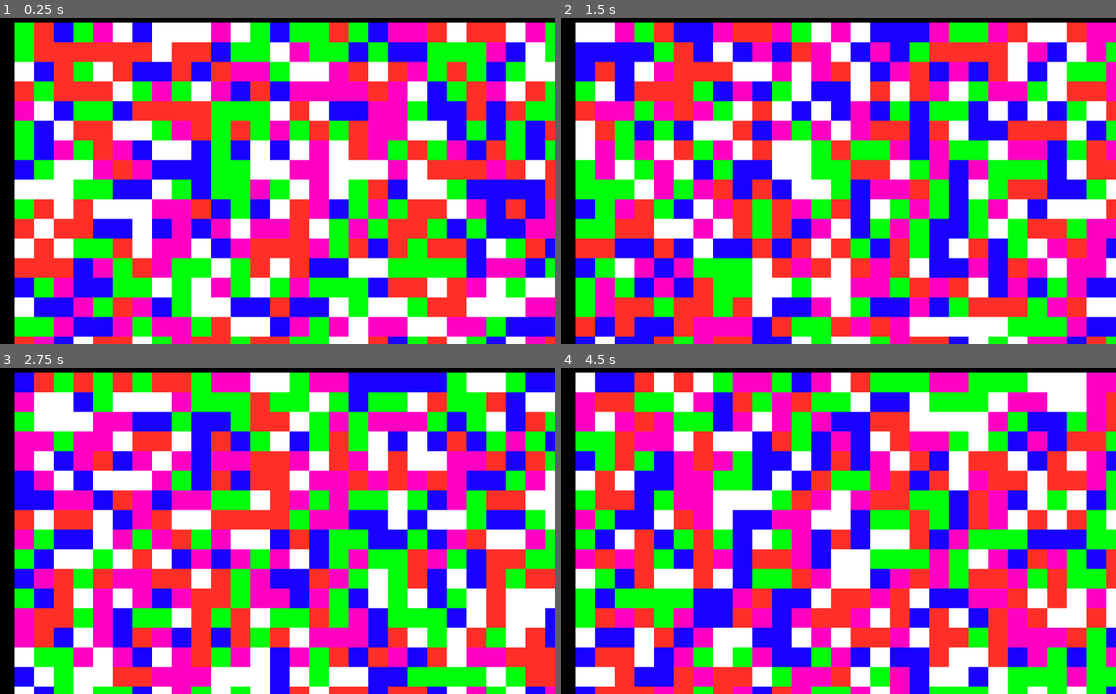
Above: before the commit, frames 1-4 (two rows, left to right).
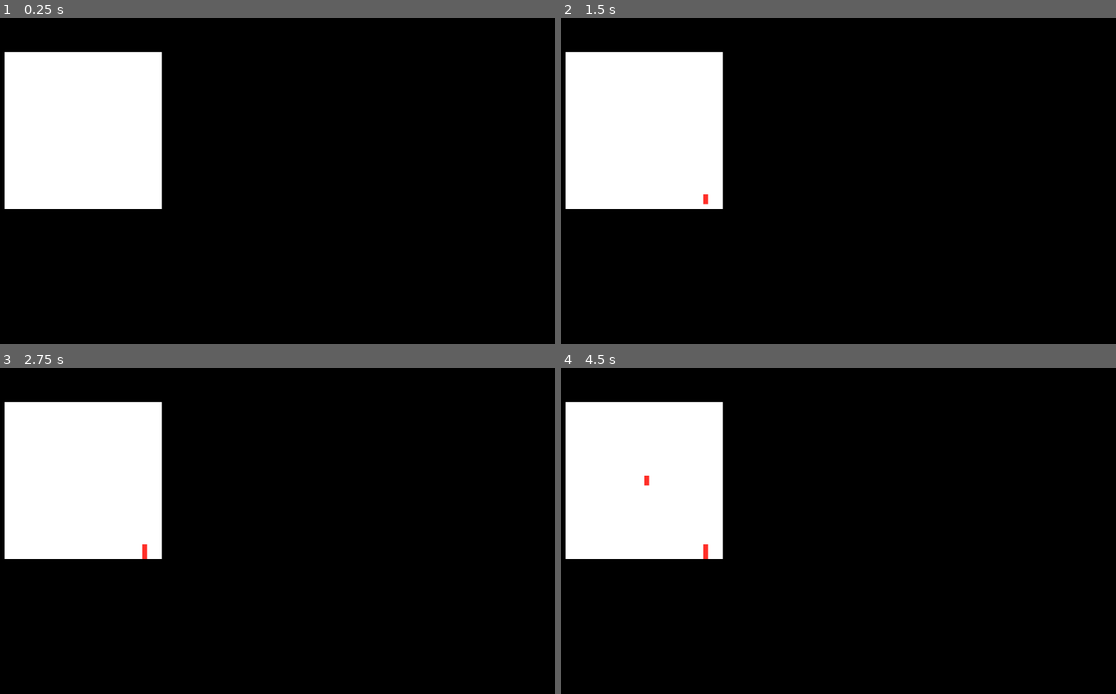
Above: after the commit, the same moments.

Repository: mart368b/PixelGame
Game: Godot game, scene res://scenes/main.tscn
Same seed, same stepped clock (60 frames per second), same inputs: the game is played once before the commit and once after it.
Inputs (mouse positions are in pixels of both pictures, inside the frame that each line leads up to):
- Up to frame 1 (0.25 s): no input
- Up to frame 2 (1.5 s): move the mouse to (949, 161) at 0.52 s; click (949, 161) at 0.67 s; move the mouse to (705, 194) at 1.27 s; click (705, 194) at 1.42 s
- Up to frame 3 (2.75 s): move the mouse to (321, 456) at 2.02 s; click (321, 456) at 2.17 s
- Up to frame 4 (4.5 s): move the mouse to (794, 596) at 2.77 s; click (794, 596) at 2.92 s; move the mouse to (999, 576) at 3.52 s; click (999, 576) at 3.67 s; move the mouse to (644, 478) at 4.27 s; click (644, 478) at 4.42 s

The runs differ from the first frame. In frame 1, 94% of the frame differs, in the area x 0-100%, y 1-100%; in frame 2, 95%; in frame 3, 94%; in frame 4, 95%.

Commit message:
Added simulation logic(might want to rename files)

Diff:
--- a/resources/tile_index.json
+++ b/resources/tile_index.json
@@ -1,7 +1,20 @@
 {
-	"air": 3,
-	"water": 1,
-	"grass": 2,
-	"none": 0,
-	"lava": 4
+	"air": {
+		"id": 3
+	},
+	"water": {
+		"id": 1
+	},
+	"water_source": {
+		"id": 1
+	},
+	"stone": {
+		"id": 2
+	},
+	"none": {
+		"id": 0
+	},
+	"lava": {
+		"id": 4
+	},
 }
--- a/scenes/main.tscn
+++ b/scenes/main.tscn
@@ -7,10 +7,10 @@
 
 [sub_resource type="ShaderMaterial" id="ShaderMaterial_v2lfg"]
 shader = ExtResource("1_o5qli")
-shader_parameter/CONTENT = PackedInt32Array(1, 0, 1, 2, 3, 4, 3, 4, 2, 1, 1, 1, 0, 0, 1, 0)
-shader_parameter/TILE_GRID_OFFSET = Vector2(64, 0)
-shader_parameter/TILE_GRID_SIZE = Vector2i(30, 30)
-shader_parameter/TILE_PIXEL_WIDTH = 32.0
+shader_parameter/CONTENT = PackedInt32Array(1, 2, 3, 0, 0, 0, 0, 0, 0, 0, 0, 0, 0, 0, 0, 0, 0, 0, 0, 0, 0, 0, 0, 0, 0, 0, 0, 0, 0, 0, 0, 0, 0, 0, 0, 0, 0, 0, 0, 0, 0, 0, 0, 0, 0, 0, 0, 0, 0, 0, 0, 0, 0, 0, 0, 0, 0, 0, 0, 0, 0, 0, 0, 0)
+shader_parameter/TILE_GRID_OFFSET = Vector2(64, 64)
+shader_parameter/TILE_GRID_SIZE = Vector2i(32, 32)
+shader_parameter/TILE_PIXEL_WIDTH = 8.0
 shader_parameter/TILE_TYPES = ExtResource("3_jyhfs")
 shader_parameter/TILE_TYPES_PIXEL_PR_TILE = 16
 
@@ -29,14 +29,16 @@
 grow_horizontal = 2
 grow_vertical = 2
 script = ExtResource("3_sugp2")
-tile_grid_offset = Vector2(64, 0)
-tile_grid_size = Vector2i(30, 30)
-tile_pixel_width = 32.0
+tile_grid_offset = Vector2(64, 64)
+tile_grid_size = Vector2i(32, 32)
+tile_pixel_width = 8.0
 tile_types = ExtResource("3_jyhfs")
 tile_types_pixel_pr_tile = 16
 tile_type_config_path = "res://resources/tile_index.json"
-content = PackedInt32Array(1, 0, 1, 2, 3, 4, 3, 4, 2, 1, 1, 1, 0, 0, 1, 0)
+content = PackedInt32Array(1, 2, 3, 0, 0, 0, 0, 0, 0, 0, 0, 0, 0, 0, 0, 0, 0, 0, 0, 0, 0, 0, 0, 0, 0, 0, 0, 0, 0, 0, 0, 0, 0, 0, 0, 0, 0, 0, 0, 0, 0, 0, 0, 0, 0, 0, 0, 0, 0, 0, 0, 0, 0, 0, 0, 0, 0, 0, 0, 0, 0, 0, 0, 0)
 
 [node name="TileLogic" type="Node" parent="Camera2D/TileViewer" node_paths=PackedStringArray("tile_renderer")]
 script = ExtResource("4_jyhfs")
 tile_renderer = NodePath("../TilRenderer")
+
+[connection signal="grid_input" from="Camera2D/TileViewer/TilRenderer" to="Camera2D/TileViewer/TileLogic" method="on_grid_input"]
--- a/scripts/TileLogic.gd
+++ b/scripts/TileLogic.gd
@@ -1,36 +1,197 @@
 extends Node
+
+const TileType := preload("res://scripts/TileType.gd")
 
 @export
 var tile_renderer: ColorRect;
 
 var _map_size: Vector2i
-var map: Array[int] = []
+var map: Array[TileType] = []
 
 func _ready() -> void:
 	_map_size = tile_renderer.tile_grid_size
 	map.resize(tile_renderer.tile_grid_size.x * tile_renderer.tile_grid_size.y)
 	map.fill(tile_renderer.get_tile_type("air"))
-
-func get_tile(map: Array[int], cord: Vector2i) -> int:
-	var index = cord.x % _map_size.x + cord.y * _map_size.y
+	update_tile_renderer()
+
+func get_tile(map: Array[TileType], cord: Vector2i) -> TileType:
+	if cord.x < 0.0 || cord.x >= _map_size.x || cord.y < 0.0 || cord.y >= _map_size.y:
+		# Force panic
+		return map[map.size()]
+	var index = cord.x % _map_size.x + cord.y * _map_size.x
 	return map[index]
 
-func set_tile(map: Array[int], cord: Vector2i, value: int):
-	var index = cord.x % _map_size.x + cord.y * _map_size.y
+func get_tile_bounded(map: Array[TileType], cord: Vector2i) -> TileType:
+	if cord.x < 0.0 || cord.x >= _map_size.x || cord.y < 0.0 || cord.y >= _map_size.y:
+		return tile_renderer.get_tile_type("none")
+	var index = cord.x % _map_size.x + cord.y * _map_size.x
+	var tile = map.get(index)
+	if tile == null:
+		return tile_renderer.get_tile_type("none")
+	else:
+		return tile
+
+func set_tile(map: Array[TileType], cord: Vector2i, value: TileType):
+	var index = cord.x % _map_size.x + cord.y * _map_size.x
 	map[index] = value
 
-func get_random_tile_type() -> int:
+func get_random_tile_type() -> TileType:
 	var dict = tile_renderer.tile_type_configuration
 	var random_key = dict.keys().pick_random()
-	return dict[random_key] as int
-
-func calculate_move(old_map: Array[int], new_map: Array[int], cord: Vector2i):
-	set_tile(new_map, cord, get_random_tile_type())
+	if random_key == null:
+		return TileType.new()
+	else:
+		return tile_renderer.get_tile_type(random_key)
+
+enum Direction {
+	TopLeft,
+	Top,
+	TopRight,
+	Right,
+	BottomRight,
+	Bottom,
+	BottomLeft,
+	Left,
+	Center
+}
+
+func get_direction_vector(direction: Direction) -> Vector2i:
+	match direction:
+		Direction.TopLeft:
+			return Vector2i(-1.0, -1.0)
+		Direction.Top:
+			return Vector2i(0.0, -1.0)
+		Direction.TopRight:
+			return Vector2i(1.0, -1.0)
+		Direction.Right:
+			return Vector2i(1.0, 0.0)
+		Direction.BottomRight:
+			return Vector2i(1.0, 1.0)
+		Direction.Bottom:
+			return Vector2i(0.0, 1.0)
+		Direction.BottomLeft:
+			return Vector2i(-1.0, 1.0)
+		Direction.Left:
+			return Vector2i(-1.0, 0.0)
+		Direction.Center:
+			return Vector2i(0.0, 0.0)
+		_:
+			var error_msg = "Unknown direction to vector logic for " + str(direction)
+			printerr(error_msg)
+			push_error(error_msg)
+			return Vector2i(0.0, 0.0)
+
+const AROUND_TARGET: Array[Direction] = [
+	Direction.TopLeft,
+	Direction.Top,
+	Direction.TopRight,
+	Direction.Right,
+	Direction.BottomRight,
+	Direction.Bottom,
+	Direction.BottomLeft,
+	Direction.Left,
+];
+
+const TOUCHING_TARGET: Array[Direction] = [
+	Direction.Top,
+	Direction.Right,
+	Direction.Bottom,
+	Direction.Left,
+];
+
+class SelectedTile:
+	var tile_type: TileType
+	var cord: Vector2i
+
+
+func get_all_tiles_of(map: Array[TileType], cord: Vector2i, directions: Array[Direction], pred: Callable) -> Array[SelectedTile]:
+	var selected_tiles: Array[SelectedTile] = []
+	for dir in directions:
+		var new_cord = cord + get_direction_vector(dir)
+		var tile_type = get_tile_bounded(map, new_cord)
+		if not pred.call(tile_type):
+			continue
+		var selected_tile = SelectedTile.new()
+		selected_tile.cord = new_cord
+		selected_tile.tile_type = tile_type
+		selected_tiles.push_back(selected_tile)
+
+	return selected_tiles
+
+
+func calculate_move(old_map: Array[TileType], new_map: Array[TileType], cord: Vector2i):
+	var future_tile = get_tile(new_map, cord)
+	var current_tile_type = get_tile(old_map, cord)
+	if future_tile != current_tile_type:
+		return
+	match current_tile_type.name:
+		"none":
+			pass
+		"lava":
+			var connected_water = get_all_tiles_of(
+				new_map,
+				cord,
+				TOUCHING_TARGET,
+				func(tile_type): return tile_type.name == "water"
+			)
+			if not connected_water.is_empty():
+				set_tile(new_map, cord, tile_renderer.get_tile_type("stone"))
+			else:
+				var below_cord = cord + Vector2i(0.0, 1.0)
+				var tile_below_tile = get_tile_bounded(new_map, below_cord)
+				if !tile_below_tile.is_solid():
+					set_tile(new_map, below_cord, current_tile_type)
+				elif tile_below_tile.name == "water":
+					set_tile(new_map, below_cord, tile_renderer.get_tile_type("stone"))
+		"water":
+			var below_tiles = get_all_tiles_of(
+				new_map,
+				cord,
+				[Direction.BottomLeft, Direction.Bottom, Direction.BottomRight],
+				func(tile_type): return not tile_type.is_solid()
+			)
+			if below_tiles:
+				var selected_tile = below_tiles.pick_random()
+				set_tile(new_map, selected_tile.cord, current_tile_type)
+				set_tile(new_map, cord, tile_renderer.get_tile_type("air"))
+			else:
+				var side_tiles = get_all_tiles_of(
+					new_map,
+					cord,
+					[Direction.Left, Direction.Right],
+					func(tile_type): return not tile_type.is_solid()
+				)
+				if side_tiles:
+					var selected_tile = side_tiles.pick_random()
+					set_tile(new_map, selected_tile.cord, current_tile_type)
+					set_tile(new_map, cord, tile_renderer.get_tile_type("air"))
+			pass
+		"water_source":
+			var free_spots = get_all_tiles_of(
+				new_map,
+				cord,
+				AROUND_TARGET,
+				func(tile_type): return tile_type.name == "air"
+			)
+			for try in range(0, 5):
+				if not free_spots.is_empty():
+					var idx = randi() % free_spots.size()
+					var removed = free_spots.pop_at(idx)
+					set_tile(new_map, removed.cord, tile_renderer.get_tile_type("water"))
+				else:
+					break
+		"stone":
+			pass
+		"air":
+			pass
+		_:
+			var error_msg = "Unknown movement logic for " + current_tile_type.name
+			printerr(error_msg)
+			push_error(error_msg)
+	#set_tile(new_map, cord, get_random_tile_type())
 
 func run_physics_tick():
-	var new_map: Array[int] = []
-	new_map.resize(_map_size.x * _map_size.y)
-	new_map.fill(tile_renderer.get_tile_type("air"))
+	var new_map: Array[TileType] = map.duplicate()
 
 	for x in range(0, _map_size.x):
 		for y in range(0, _map_size.y):
@@ -38,7 +199,10 @@
 
 	map = new_map
 
-var _time_between_updates: float = 1.0 / 10.0
+func update_tile_renderer():
+	tile_renderer.content = map.map(func(tile_type): return tile_type.id) as PackedInt32Array
+
+var _time_between_updates: float = 1.0 / 20.0
 var _time_to_next_update: float = _time_between_updates
 func _physics_process(delta: float) -> void:
 	var has_updated = false
@@ -49,4 +213,12 @@
 		run_physics_tick()
 
 	if has_updated:
-		tile_renderer.content = map as PackedInt32Array
+		update_tile_renderer()
+
+func on_grid_input(cord: Vector2i, button: MouseButton):
+	if button == MOUSE_BUTTON_LEFT:
+		set_tile(map, cord, tile_renderer.get_tile_type("lava"))
+	if button == MOUSE_BUTTON_RIGHT:
+		set_tile(map, cord, tile_renderer.get_tile_type("water_source"))
+	update_tile_renderer()
+	return
--- /dev/null
+++ b/scripts/TileType.gd
@@ -0,0 +1,24 @@
+extends Object
+
+var id: int
+var name: String
+
+func is_solid() -> bool:
+	match self.name:
+		"none":
+			return true
+		"lava":
+			return true
+		"water":
+			return true
+		"water_source":
+			return true
+		"stone":
+			return true
+		"air":
+			return false
+		_:
+			var error_msg = "Unknown is_solid logic for " + self.name
+			printerr(error_msg)
+			push_error(error_msg)
+			return true
--- a/scripts/TileViewer.gd
+++ b/scripts/TileViewer.gd
@@ -1,4 +1,6 @@
 extends Node
+
+const TileType := preload("res://scripts/TileType.gd")
 
 ## Suposee to movee the tiles shown but doesnt look to work
 @export
@@ -42,6 +44,7 @@
 ## Contianer for the loaded tile type configuration
 var tile_type_configuration: Dictionary = {}
 ## Path to tile type configuration file (*.json)
+## When changed it will update the stored configuration
 ## This will fail and leave the configuration empty
 ## if the file is not avaiable or the format is not correct
 @export_file("*.json")
@@ -55,7 +58,30 @@
 		if error == OK:
 			var data_received = json.data
 			if typeof(data_received) == TYPE_DICTIONARY:
-				tile_type_configuration = data_received
+				tile_type_configuration = {}
+				var missing_data = false
+				for data_key in data_received:
+					var data_value = data_received[data_key]
+
+					# Manually convert dict from json to TileType
+					# would love to have this in TIleType.gd but i have yet to figure out how
+					var tile_type = TileType.new()
+					if not "id" in data_value:
+						var error_msg = "Expected for " + data_key + " to contain an id field"
+						printerr(error_msg)
+						push_error(error_msg)
+						_tile_type_config_path = null
+						missing_data = true
+						continue
+
+					tile_type.id = data_value.id
+					tile_type.name = data_key
+
+					tile_type_configuration[data_key] = tile_type
+
+				if missing_data:
+					return
+
 				_tile_type_config_path = value
 			else:
 				var error_msg = "Expected for tile type config to contain a dictionary but recieved " + type_string(typeof(data_received))
@@ -70,14 +96,14 @@
 			_tile_type_config_path = null
 
 ## Get information about a given tile
-func get_tile_type(name: String) -> int:
+func get_tile_type(name: String) -> TileType:
 	if not name in tile_type_configuration:
 		var error_msg = "Failed to find tile type name {0}".format([name])
 		push_error(error_msg)
 		printerr(error_msg)
-		return 0
+		return TileType.new()
 	else:
-		return tile_type_configuration[name]
+		return tile_type_configuration.get(name)
 
 ## Place to update tile buffer in shader
 @export
@@ -93,3 +119,13 @@
 		var error_msg = "Tile type config is not set. Please go and set it before everything comlpains"
 		printerr(error_msg)
 		push_error(error_msg)
+
+signal grid_input(cord: Vector2i, button: MouseButton)
+
+func _input(event: InputEvent) -> void:
+	if event is InputEventMouseButton and event.pressed:
+		var position: Vector2 = event.position
+		var grid_position = floor((position - tile_grid_offset) / tile_pixel_width)
+		var grid_size = tile_grid_size
+		if grid_position >= Vector2(0.0, 0.0) && grid_position.x < float(grid_size.x) && grid_position.y < float(grid_size.y):
+			grid_input.emit(Vector2i(grid_position), event.button_index)
--- a/shaders/screen.gdshader
+++ b/shaders/screen.gdshader
@@ -4,7 +4,7 @@
 // Buffer storing all the tiles to show
 // The buffer stores the tiles flattened so its size can be independant of the
 // actual size of the viewed tiles
-uniform int CONTENT[1000];
+uniform int CONTENT[3000];
 uniform vec2 TILE_GRID_OFFSET;
 uniform ivec2 TILE_GRID_SIZE;
 uniform float TILE_PIXEL_WIDTH;
@@ -36,7 +36,7 @@
 	vec2 screen_size = 1.0 / SCREEN_PIXEL_SIZE;
 	// Get screen aspect ratio
 	float aspect_ratio = screen_size.y / screen_size.x;
-	vec2 square_uv = SCREEN_UV - TILE_GRID_OFFSET / screen_size - vec2(TILE_PIXEL_WIDTH)/screen_size/2.0;
+	vec2 square_uv = SCREEN_UV - TILE_GRID_OFFSET / screen_size;
 	vec2 grid_size = vec2(TILE_GRID_SIZE) * TILE_PIXEL_WIDTH;
 	vec2 screen_placement = square_uv * screen_size;
 
@@ -44,7 +44,7 @@
 		COLOR = vec4(0.0, 0.0, 0.0, 1.0);
 	} else {
 		vec2 grid_placement = screen_placement / grid_size;
-		vec2 grid_uv = ceil(grid_placement * vec2(TILE_GRID_SIZE)) / vec2(TILE_GRID_SIZE);
+		vec2 grid_uv = floor(grid_placement * vec2(TILE_GRID_SIZE)) / vec2(TILE_GRID_SIZE);
 		vec2 grid_index = grid_uv * vec2(TILE_GRID_SIZE);
 		// Find index into content buffer
 		float index_content = grid_index.x + grid_index.y * float(TILE_GRID_SIZE.x);
Not shown, added: scripts/TileType.gd.uid
